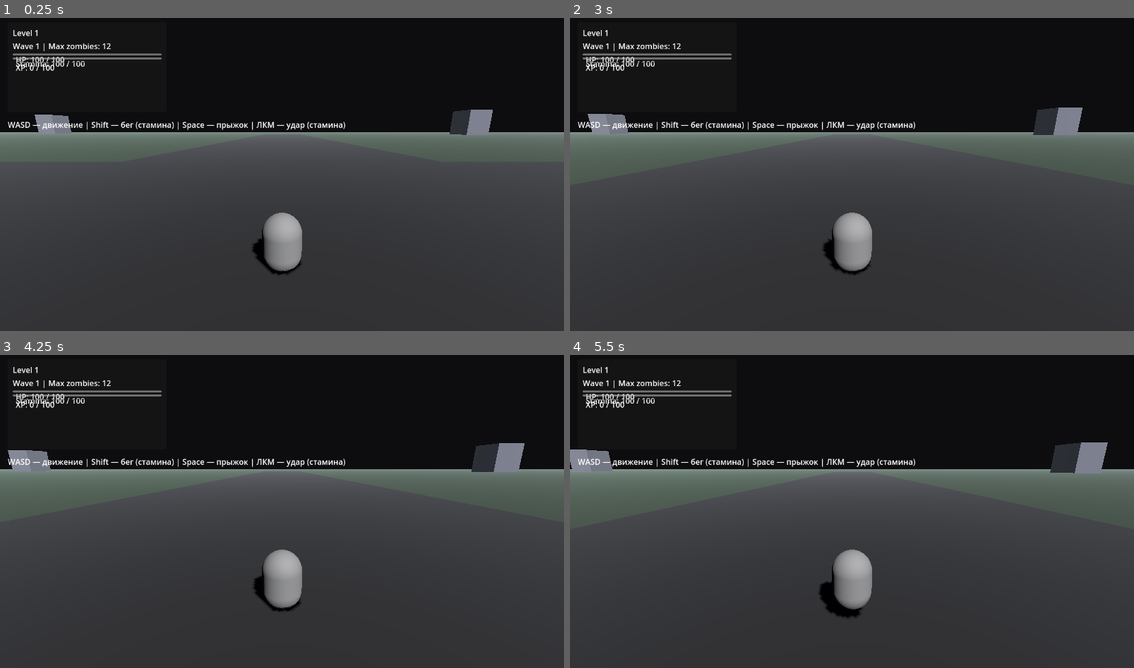
Above: before the commit, frames 1-4 (two rows, left to right).
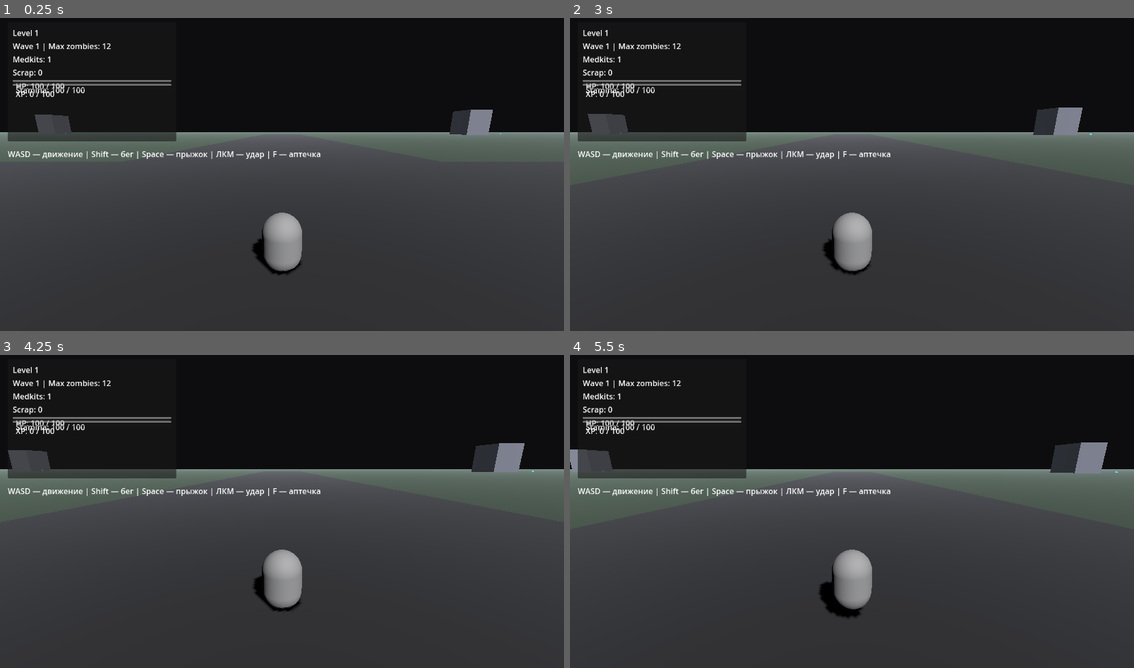
Above: after the commit, the same moments.

Repository: BreadnautKing/BreadnautKing
Game: Godot game, scene res://scenes/Main.tscn
Same seed, same stepped clock (60 frames per second), same inputs: the game is played once before the commit and once after it.
Inputs (mouse positions are in pixels of both pictures, inside the frame that each line leads up to):
- Up to frame 1 (0.25 s): no input
- Up to frame 2 (3 s): tap Enter at 0.5 s; move the mouse to (880, 171) at 0.52 s; hold F (heal_item, bound only after the commit) 0.53-1.28 s; hold W (move_forward) from 0.53 s (still down); tap Space (jump) at 0.77, 1.52 s; move the mouse to (823, 174) at 1.27 s; click (823, 174) at 1.35 s; tap F (heal_item, bound only after the commit) at 1.55, 2.85 s; move the mouse to (863, 168) at 2.02 s; hold F (heal_item, bound only after the commit) 2.03-2.78 s; move the mouse to (846, 177) at 2.77 s
- Up to frame 3 (4.25 s): keep holding W (move_forward); tap Space (jump) at 3.02, 3.77 s; move the mouse to (321, 514) at 3.52 s; press the mouse at (321, 514) at 3.53 s; tap F (heal_item, bound only after the commit) at 3.8 s
- Up to frame 4 (5.5 s): keep holding W (move_forward); move the mouse to (806, 505) at 4.27 s; release the mouse at (806, 505) at 4.28 s; tap F (heal_item, bound only after the commit) at 4.35 s; tap Space (jump) at 4.52 s; move the mouse to (857, 508) at 5.02 s; hold F (heal_item, bound only after the commit) from 5.03 s (still down)

The runs differ from the first frame. In frame 1, 3.5% of the frame differs, in the area x 1-89%, y 11-46%; in frame 2, 3.5%; in frame 3, 3.5%, in the area x 1-95%, y 11-46%; in frame 4, 3.5%.

Commit message:
Add basic inventory pickups and medkit consumable loop

Diff:
--- a/project.godot
+++ b/project.godot
@@ -42,6 +42,10 @@
 "deadzone": 0.5,
 "events": [Object(InputEventMouseButton,"resource_local_to_scene":false,"resource_name":"","device":-1,"window_id":0,"a …(254 unchanged characters)…
 }
+heal_item={
+"deadzone": 0.5,
+"events": [Object(InputEventKey,"resource_local_to_scene":false,"resource_name":"","device":-1,"window_id":0,"alt_pressed":false,"shift_pressed":false,"ctrl_pressed":false,"meta_pressed":false,"pressed":false,"keycode":0,"physical_keycode":70,"key_label":0,"unicode":102,"location":0,"echo":false,"script":null)]
+}
 
 [rendering]
 environment/defaults/default_clear_color=Color(0.05, 0.05, 0.06, 1)
--- a/scenes/Main.tscn
+++ b/scenes/Main.tscn
@@ -6,6 +6,7 @@
 [ext_resource type="Script" path="res://scripts/hud.gd" id="4_hud"]
 [ext_resource type="PackedScene" path="res://scenes/FastZombie.tscn" id="5_fast_zombie"]
 [ext_resource type="PackedScene" path="res://scenes/TankZombie.tscn" id="6_tank_zombie"]
+[ext_resource type="PackedScene" path="res://scenes/Pickup.tscn" id="7_pickup"]
 
 [sub_resource type="PlaneMesh" id="PlaneMesh_terrain"]
 size = Vector2(1200, 1200)
@@ -127,6 +128,28 @@
 [node name="MeshInstance3D" type="MeshInstance3D" parent="Buildings/BuildingD"]
 mesh = SubResource("BoxMesh_building")
 material_override = SubResource("StandardMaterial3D_building")
+
+[node name="Pickups" type="Node3D" parent="."]
+
+[node name="MedkitSpawnA" parent="Pickups" instance=ExtResource("7_pickup")]
+position = Vector3(74, 0.6, 100)
+item_id = "medkit"
+amount = 1
+
+[node name="MedkitSpawnB" parent="Pickups" instance=ExtResource("7_pickup")]
+position = Vector3(-178, 0.6, 65)
+item_id = "medkit"
+amount = 1
+
+[node name="ScrapSpawnA" parent="Pickups" instance=ExtResource("7_pickup")]
+position = Vector3(160, 0.6, -150)
+item_id = "scrap"
+amount = 3
+
+[node name="ScrapSpawnB" parent="Pickups" instance=ExtResource("7_pickup")]
+position = Vector3(-212, 0.6, -202)
+item_id = "scrap"
+amount = 2
 
 [node name="Player" parent="." instance=ExtResource("1_player")]
 position = Vector3(0, 0.5, 0)
@@ -153,8 +176,8 @@
 [node name="PanelContainer" type="PanelContainer" parent="CanvasLayer/HUD"]
 offset_left = 16.0
 offset_top = 16.0
-offset_right = 340.0
-offset_bottom = 200.0
+offset_right = 360.0
+offset_bottom = 260.0
 
 [node name="MarginContainer" type="MarginContainer" parent="CanvasLayer/HUD/PanelContainer"]
 theme_override_constants/margin_left = 10
@@ -169,6 +192,12 @@
 
 [node name="WaveLabel" type="Label" parent="CanvasLayer/HUD/PanelContainer/MarginContainer/VBoxContainer"]
 text = "Wave 1 | Max zombies: 12"
+
+[node name="MedkitLabel" type="Label" parent="CanvasLayer/HUD/PanelContainer/MarginContainer/VBoxContainer"]
+text = "Medkits: 0"
+
+[node name="ScrapLabel" type="Label" parent="CanvasLayer/HUD/PanelContainer/MarginContainer/VBoxContainer"]
+text = "Scrap: 0"
 
 [node name="HealthBar" type="ProgressBar" parent="CanvasLayer/HUD/PanelContainer/MarginContainer/VBoxContainer"]
 max_value = 100.0
@@ -211,7 +240,7 @@
 
 [node name="Hint" type="Label" parent="CanvasLayer/HUD"]
 offset_left = 16.0
-offset_top = 214.0
+offset_top = 274.0
 offset_right = 1220.0
-offset_bottom = 278.0
-text = "WASD — движение | Shift — бег | Space — прыжок | ЛКМ — удар"
+offset_bottom = 340.0
+text = "WASD — движение | Shift — бег | Space — прыжок | ЛКМ — удар | F — аптечка"
--- /dev/null
+++ b/scenes/Pickup.tscn
@@ -0,0 +1,26 @@
+[gd_scene load_steps=5 format=3]
+
+[ext_resource type="Script" path="res://scripts/pickup.gd" id="1_pickup"]
+
+[sub_resource type="SphereShape3D" id="SphereShape3D_pickup"]
+radius = 0.55
+
+[sub_resource type="SphereMesh" id="SphereMesh_pickup"]
+radius = 0.45
+
+[sub_resource type="StandardMaterial3D" id="StandardMaterial3D_pickup"]
+albedo_color = Color(0.2, 0.85, 0.95, 1)
+emission_enabled = true
+emission = Color(0.2, 0.85, 0.95, 1)
+
+[node name="Pickup" type="Area3D"]
+script = ExtResource("1_pickup")
+collision_layer = 4
+collision_mask = 1
+
+[node name="CollisionShape3D" type="CollisionShape3D" parent="."]
+shape = SubResource("SphereShape3D_pickup")
+
+[node name="MeshInstance3D" type="MeshInstance3D" parent="."]
+mesh = SubResource("SphereMesh_pickup")
+material_override = SubResource("StandardMaterial3D_pickup")
--- a/scripts/hud.gd
+++ b/scripts/hud.gd
@@ -10,6 +10,8 @@
 @onready var xp_bar: ProgressBar = $PanelContainer/MarginContainer/VBoxContainer/XPBar
 @onready var level_label: Label = $PanelContainer/MarginContainer/VBoxContainer/LevelLabel
 @onready var wave_label: Label = $PanelContainer/MarginContainer/VBoxContainer/WaveLabel
+@onready var medkit_label: Label = $PanelContainer/MarginContainer/VBoxContainer/MedkitLabel
+@onready var scrap_label: Label = $PanelContainer/MarginContainer/VBoxContainer/ScrapLabel
 @onready var hint_label: Label = $Hint
 
 func _ready() -> void:
@@ -21,7 +23,7 @@
 	if main_node and main_node.has_signal("wave_changed"):
 		main_node.wave_changed.connect(_on_wave_changed)
 
-	hint_label.text = "WASD — движение | Shift — бег (стамина) | Space — прыжок | ЛКМ — удар (стамина)"
+	hint_label.text = "WASD — движение | Shift — бег | Space — прыжок | ЛКМ — удар | F — аптечка"
 
 func _on_player_stats_changed(data: Dictionary) -> void:
 	health_bar.max_value = data.max_health
@@ -37,6 +39,8 @@
 	xp_bar.get_node("ValueLabel").text = "XP: %d / %d" % [data.xp, data.xp_to_next]
 
 	level_label.text = "Level %d" % data.level
+	medkit_label.text = "Medkits: %d" % data.medkits
+	scrap_label.text = "Scrap: %d" % data.scrap
 
 func _on_wave_changed(current_wave: int, max_alive: int) -> void:
 	wave_label.text = "Wave %d | Max zombies: %d" % [current_wave, max_alive]
--- /dev/null
+++ b/scripts/pickup.gd
@@ -0,0 +1,14 @@
+extends Area3D
+
+@export var item_id: String = "medkit"
+@export var amount: int = 1
+
+func _ready() -> void:
+	body_entered.connect(_on_body_entered)
+
+func _on_body_entered(body: Node) -> void:
+	if not body.is_in_group("player"):
+		return
+	if body.has_method("add_item"):
+		body.add_item(item_id, amount)
+	queue_free()
--- a/scripts/player.gd
+++ b/scripts/player.gd
@@ -15,12 +15,15 @@
 @export var stamina_regen_per_sec: float = 20.0
 @export var sprint_stamina_cost_per_sec: float = 18.0
 @export var attack_stamina_cost: float = 22.0
+@export var medkit_heal_amount: int = 45
 
 var health: int
 var stamina: float
 var level: int = 1
 var current_xp: int = 0
 var xp_to_next_level: int = 100
+var medkits: int = 1
+var scrap: int = 0
 
 var _can_attack: bool = true
 var _gravity: float = ProjectSettings.get_setting("physics/3d/default_gravity")
@@ -46,6 +49,9 @@
 
 	if event.is_action_pressed("attack"):
 		_attack()
+
+	if event.is_action_pressed("heal_item"):
+		use_medkit()
 
 	if event.is_action_pressed("ui_cancel"):
 		Input.mouse_mode = Input.MOUSE_MODE_VISIBLE
@@ -105,6 +111,25 @@
 
 	_emit_stats_changed()
 
+func add_item(item_id: String, amount: int = 1) -> void:
+	if amount <= 0:
+		return
+
+	match item_id:
+		"medkit":
+			medkits += amount
+		"scrap":
+			scrap += amount
+	_emit_stats_changed()
+
+func use_medkit() -> void:
+	if medkits <= 0 or health >= max_health:
+		return
+
+	medkits -= 1
+	health = min(health + medkit_heal_amount, max_health)
+	_emit_stats_changed()
+
 func _attack() -> void:
 	if not _can_attack or stamina < attack_stamina_cost:
 		return
@@ -129,7 +154,9 @@
 		"max_stamina": max_stamina,
 		"level": level,
 		"xp": current_xp,
-		"xp_to_next": xp_to_next_level
+		"xp_to_next": xp_to_next_level,
+		"medkits": medkits,
+		"scrap": scrap
 	}
 
 func _emit_stats_changed() -> void:
Not shown: 1 places in scenes/Main.tscn that only renumber resources
Not shown, changed: README.md
